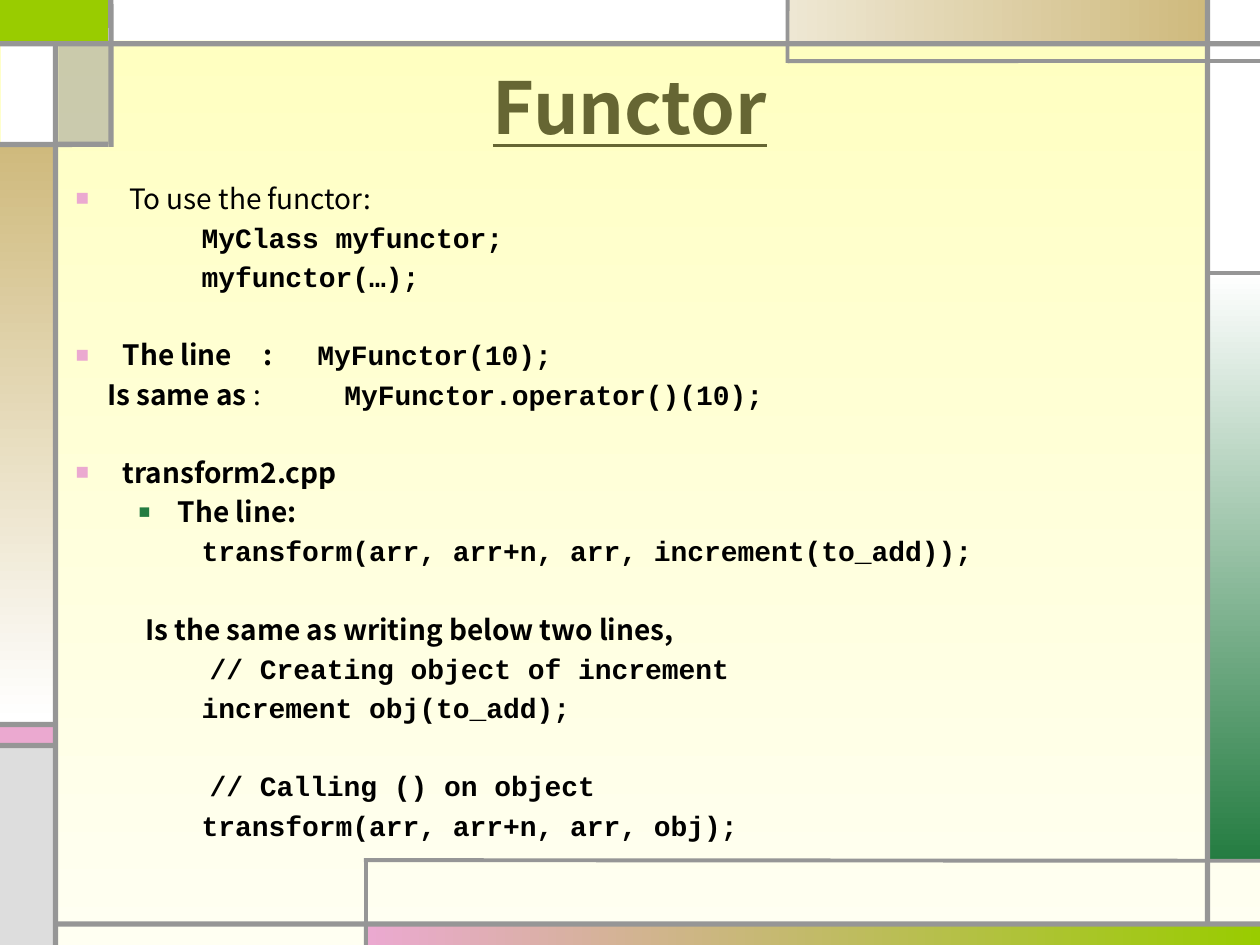
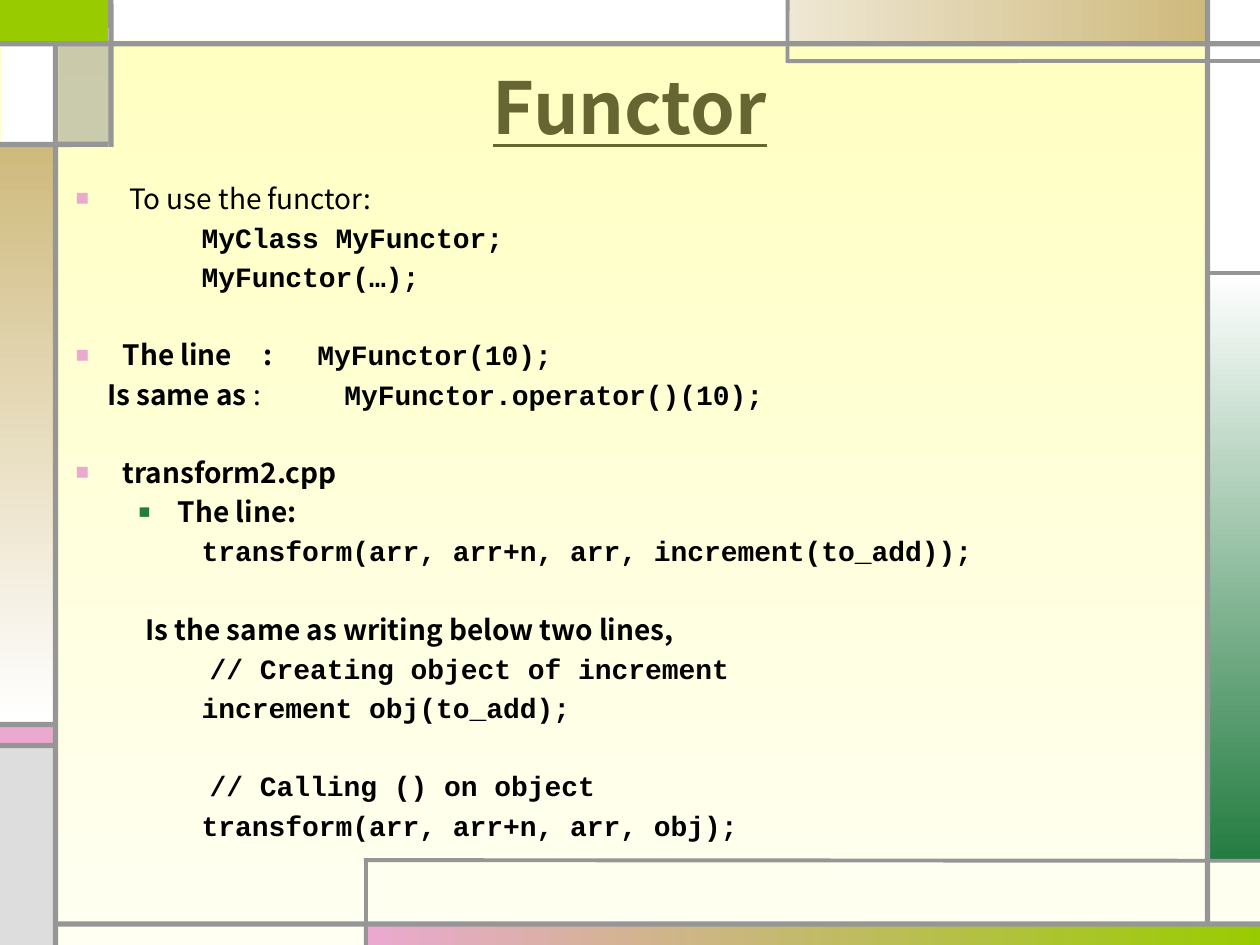
Before and after one commit to sohnbong/oop26, a slide deck: slide 4 of OOP07-4.pptx (slide 5 before the commit). Drawn at 1260x945 pixels with LibreOffice and Linux fonts; fonts in the diff are those of the drawing. Boxes give left, top, right and bottom in pixels: in the first picture for what was removed or moved away, otherwise in the second. Text is boxed around its words. In the diff, an @@ line names an element or a change of style, - is before the commit and + after.

```diff
--- a/OOP07-4.pptx
+++ b/OOP07-4.pptx
@@ text at bbox=[202, 228, 504, 293]: text changed @@
-MyClass myfunctor;
-myfunctor(…);
+MyClass MyFunctor;
+MyFunctor(…);
```
Also in this commit, not shown: 2 other slides changed.
